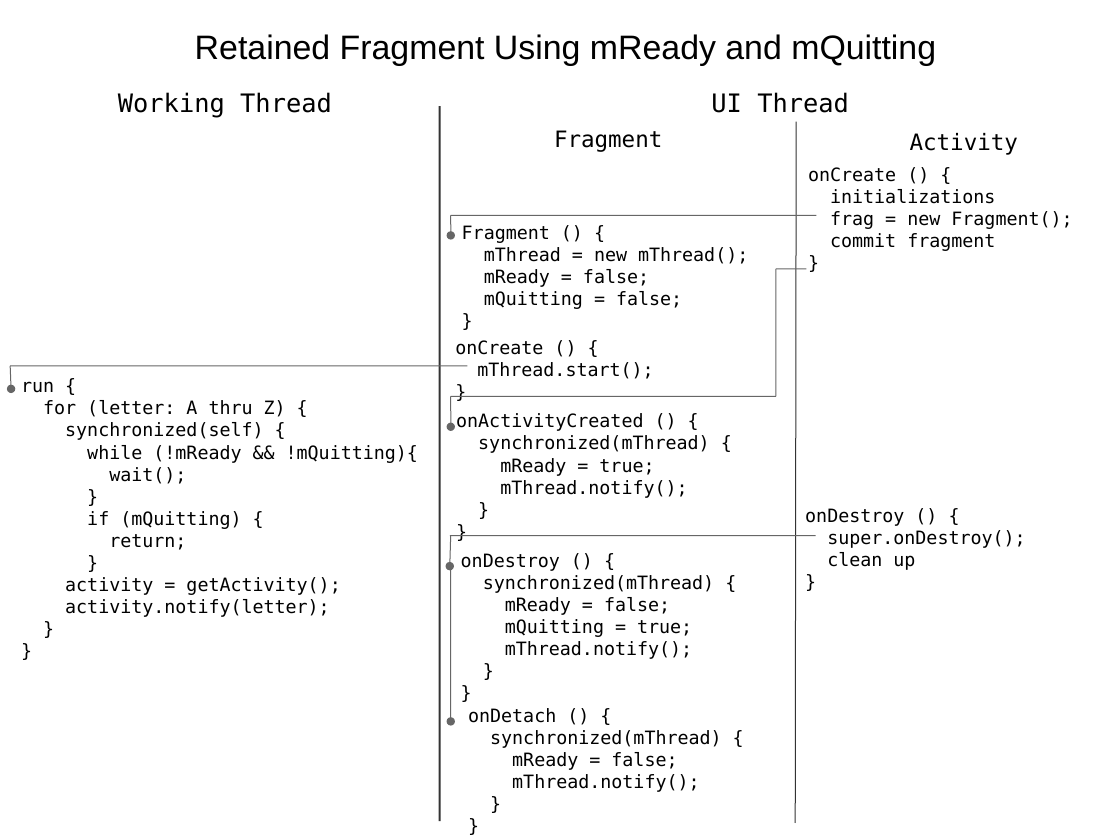
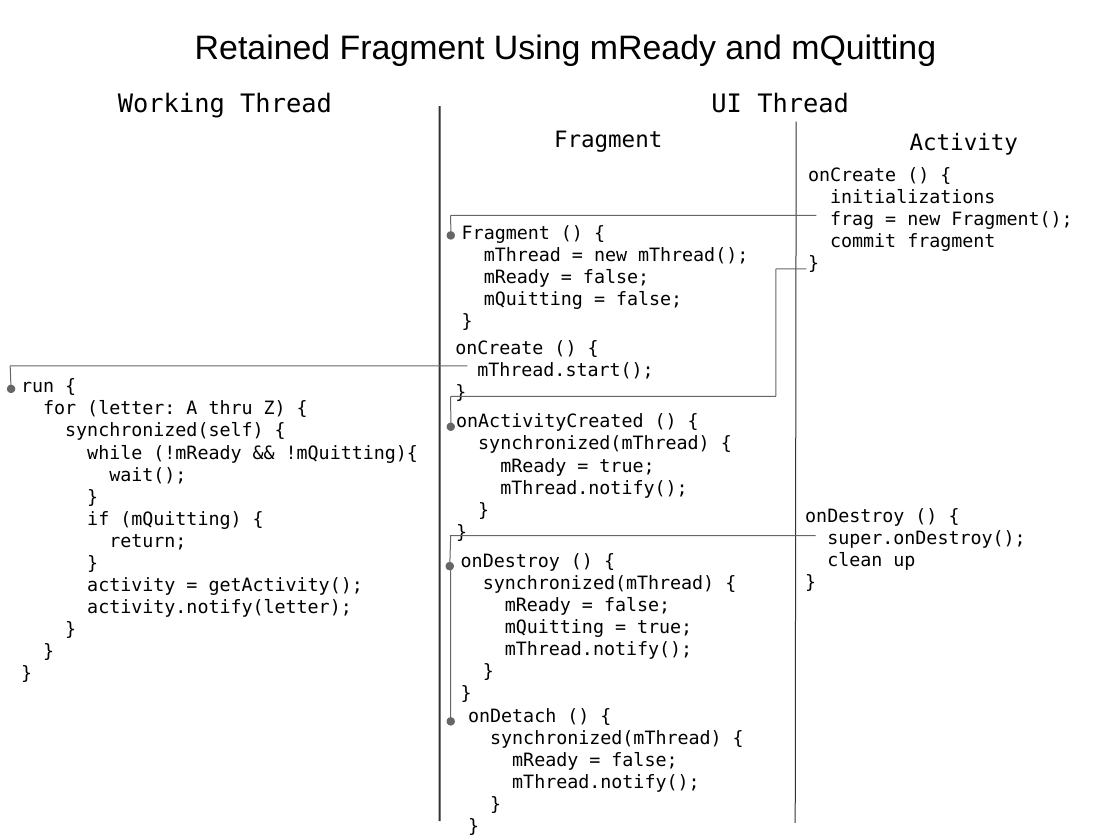
Before and after one commit to flocela/RFragmentWithThread, a slide deck: slide 16 of RFragmentWithThread.odp (slide 15 before the commit). Drawn at 1120x840 pixels with LibreOffice and Linux fonts; fonts in the diff are those of the drawing. Boxes give left, top, right and bottom in pixels: in the first picture for what was removed or moved away, otherwise in the second. Text is boxed around its words. In the diff, an @@ line names an element or a change of style, - is before the commit and + after.

```diff
--- a/RFragmentWithThread.odp
+++ b/RFragmentWithThread.odp
@@ text at bbox=[21, 381, 418, 617]: paragraph added @@
+}
```
Also in this commit, not shown: 1 slide added, 5 other files.
